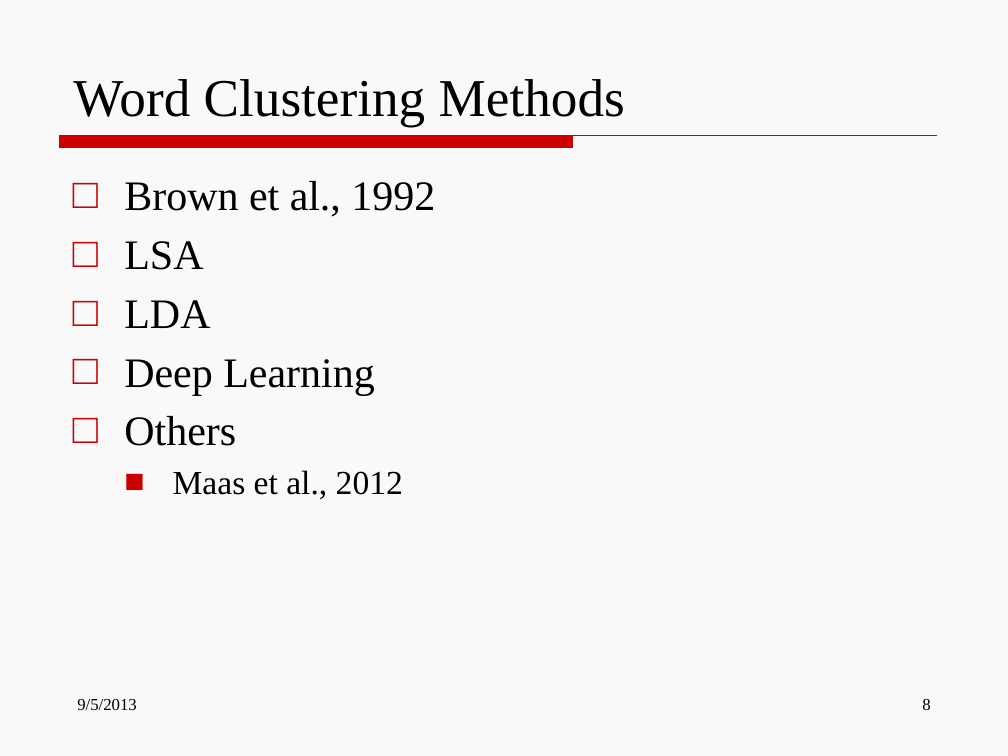
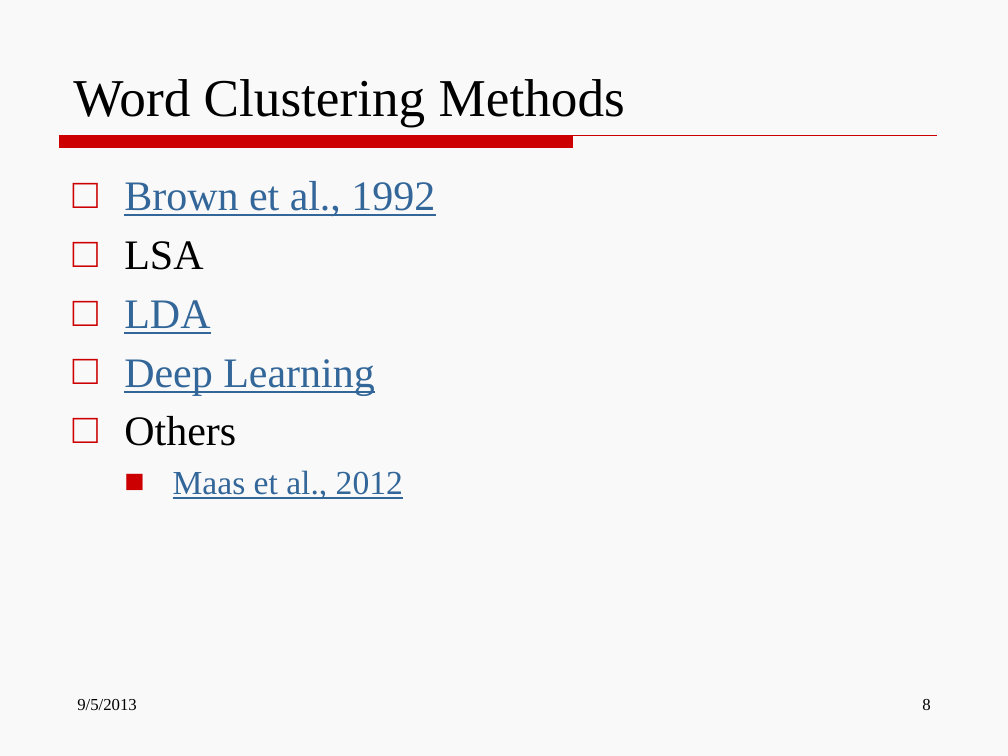
Before and after one commit to wencanluo/NLPFall2013, a slide deck: slide 8 of doc/More Ideas-Wencan.pptx. Drawn at 1008x756 pixels with LibreOffice and Linux fonts; fonts in the diff are those of the drawing. Boxes give left, top, right and bottom in pixels: in the first picture for what was removed or moved away, otherwise in the second. Text is boxed around its words. In the diff, an @@ line names an element or a change of style, - is before the commit and + after.

Commit message:
Update more ideas

```diff
--- a/doc/More Ideas-Wencan.pptx
+++ b/doc/More Ideas-Wencan.pptx
@@ text at [124,181,435,499]: text colour #000000 to #336699, underline on in "Brown et al., 1992", "LDA", "Deep Learning", "Maas et al., 2012" @@
```
